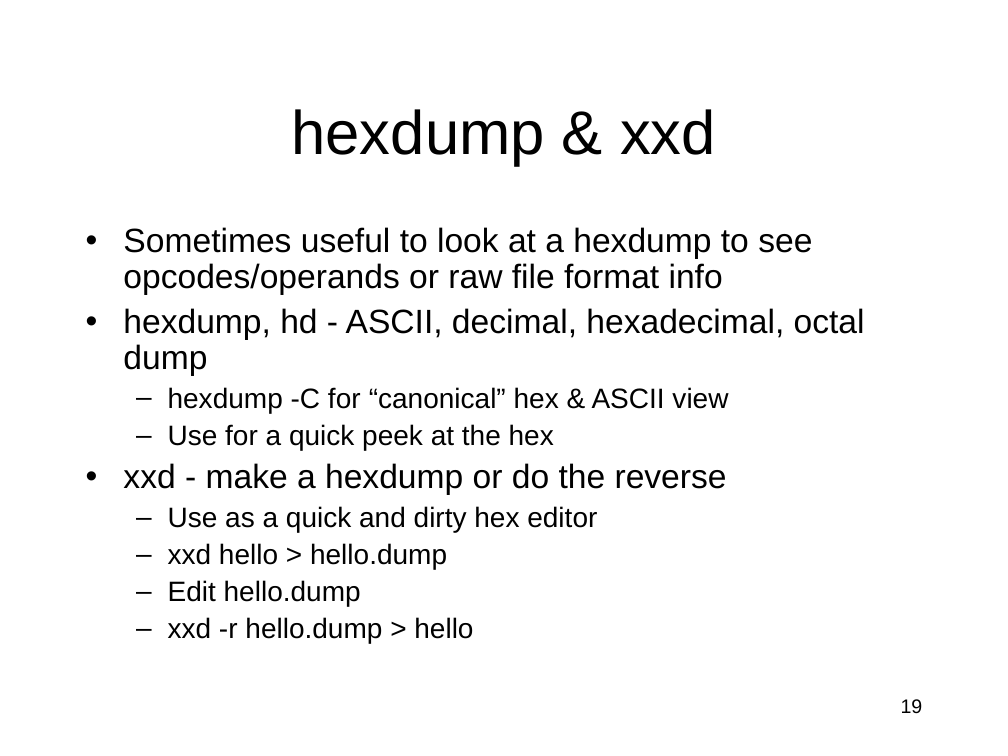
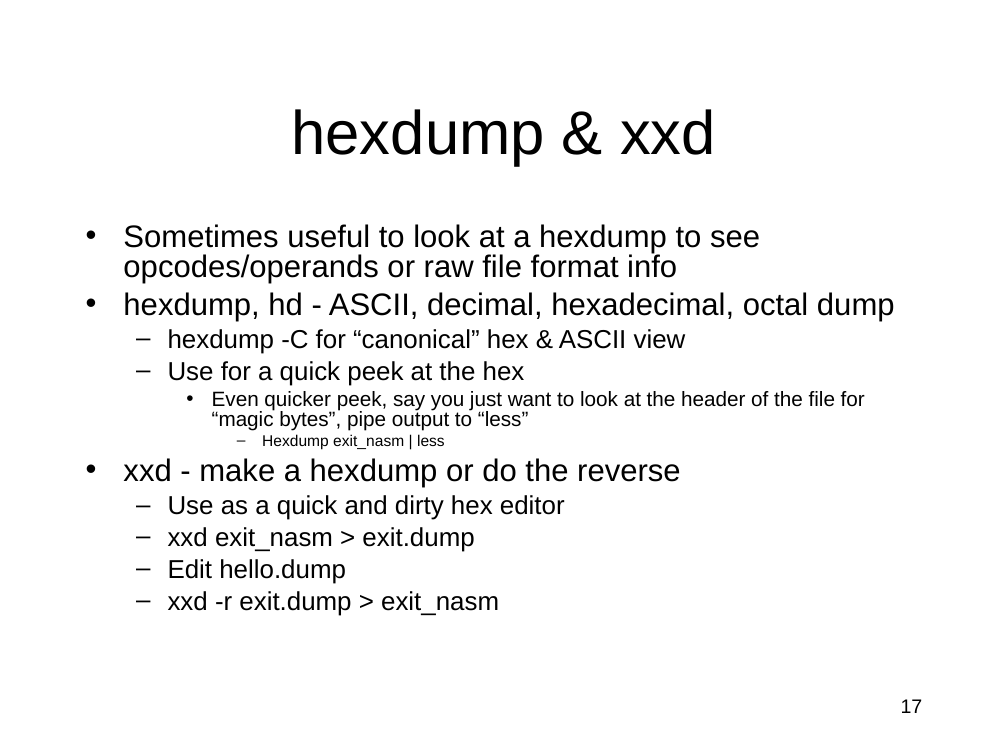
Before and after one commit to RobotMafiaCTF/RE_VR_Training, a slide deck: slide 17 of assembly/ppts/IntroductionToIntelx86-Part2.ppt (slide 19 before the commit). Drawn at 1008x756 pixels with LibreOffice and Linux fonts; fonts in the diff are those of the drawing. Boxes give left, top, right and bottom in pixels: in the first picture for what was removed or moved away, otherwise in the second. Text is boxed around its words. In the diff, an @@ line names an element or a change of style, - is before the commit and + after.

```diff
--- a/assembly/ppts/IntroductionToIntelx86-Part2.ppt
+++ b/assembly/ppts/IntroductionToIntelx86-Part2.ppt
@@ text at box(123, 224, 895, 584): size 24 to 22.2 pt in "Sometimes useful to look at a hexdump ...", "hexdump, hd - ASCII, decimal, hexadecimal, octal ...", "xxd - make a hexdump or do ..."; size 20 to 18.5 pt in "hexdump -C for “canonical” hex & ASCII ...", "Use for a quick peek at the ...", "Use as a quick and dirty hex ...", "Edit hello.dump"; line spacing 0.9 to 0.8 @@
@@ text at box(212, 391, 865, 450): paragraphs added @@
+    • Even quicker peek, say you just want to look at the header of the file for “magic bytes”, pipe output to “less”
+      – Hexdump exit_nasm | less
@@ text at box(168, 527, 474, 552): text changed; size 20 to 18.5 pt @@
-  – xxd hello > hello.dump
+  – xxd exit_nasm > exit.dump
@@ text at box(168, 591, 499, 616): text changed; size 20 to 18.5 pt @@
-  – xxd -r hello.dump > hello
+  – xxd -r exit.dump > exit_nasm
@@ page number at box(901, 699, 923, 713): text changed @@
-19
+17
```
Also in this commit, not shown: 8 other slides changed, 1 slide added, 1 slide removed.
